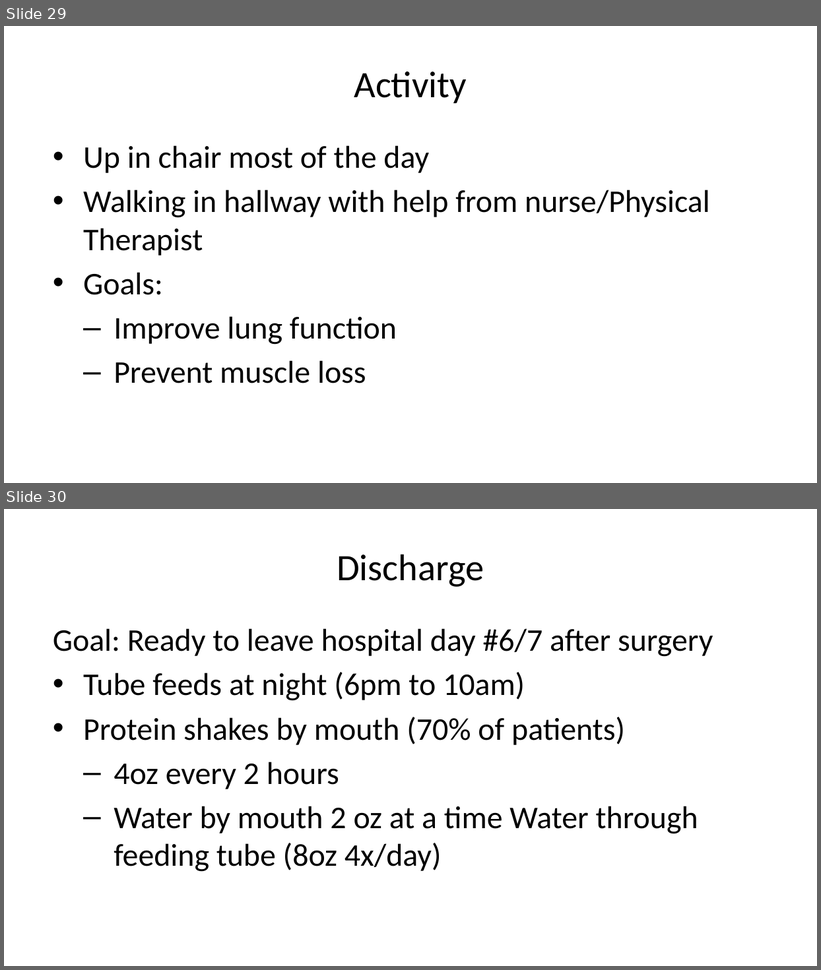
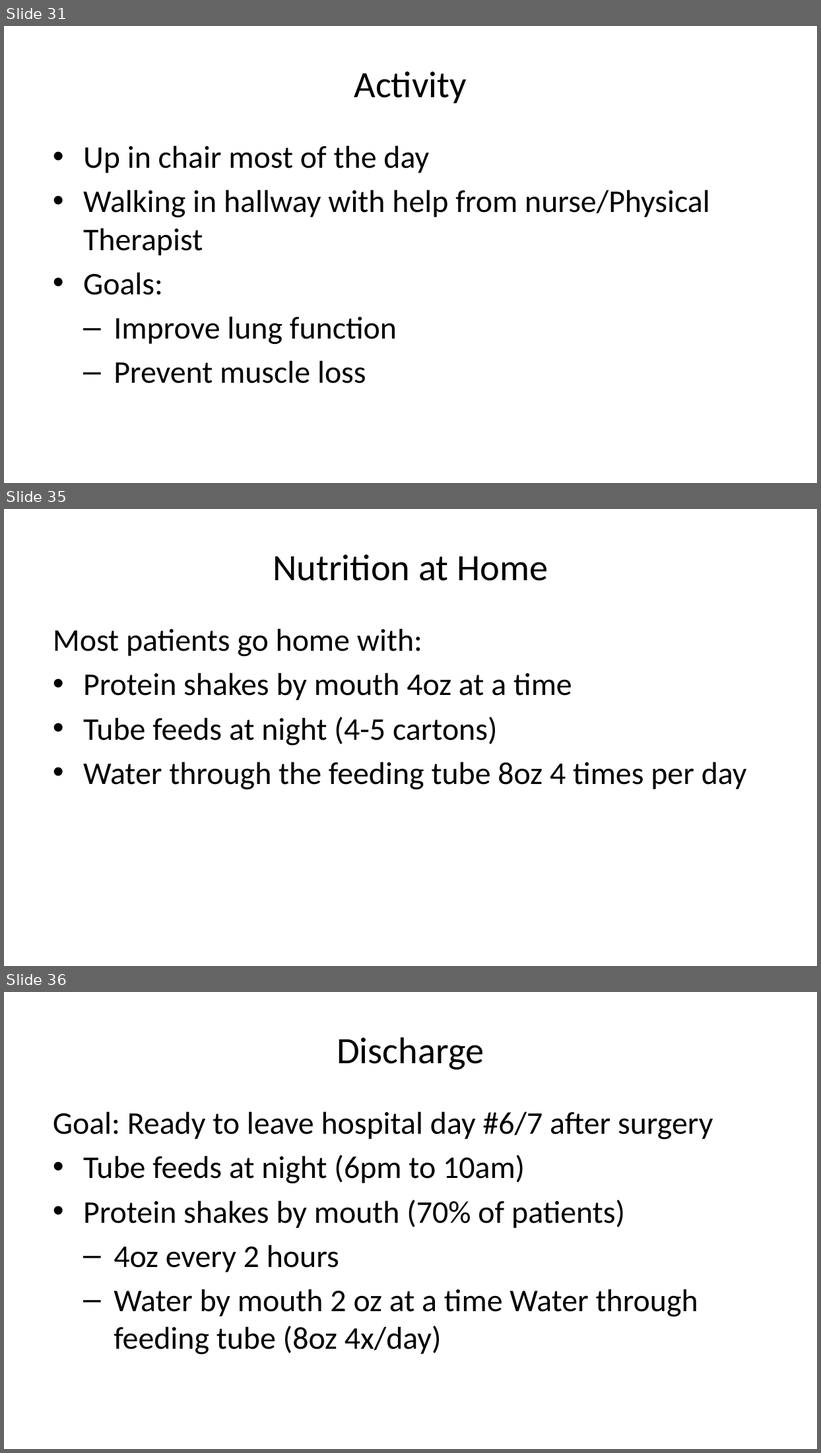
Before and after one commit to jcsalo/patient_education, a slide deck: lci_surgery.pptx. Shown one above the other, each under a label of ours: slides 29 and 30 before the commit, slides 31, 35 and 36 after it; the slides between them are not shown. The pictures are 821x970 and 821x1453 pixels, drawn with LibreOffice and Linux fonts; fonts in the diff are those of the drawing. Boxes give left, top, right and bottom in pixels: in the first picture for what was removed or moved away, otherwise in the second. Text is boxed around its words. In the diff, an @@ line names an element or a change of style, - is before the commit and + after.

```diff
--- a/lci_surgery.pptx
+++ b/lci_surgery.pptx
@@ slide 35 added at (4,509,817,966), background #FFFFFF @@
@@ title added at (273,555,548,581), 33 pt, text #000000 @@
+Nutrition at Home
@@ text added at (53,628,747,790), 28 pt, text #000000 @@
+Most patients go home with:
+• Protein shakes by mouth 4oz at a time
+• Tube feeds at night (4-5 cartons)
+• Water through the feeding tube 8oz 4 times per day
@@ what was slide 29 is now slide 31 @@
@@ what was slide 30 is now slide 36 @@
```
Also in this commit, not shown: 5 other slides added, 38 other files.
